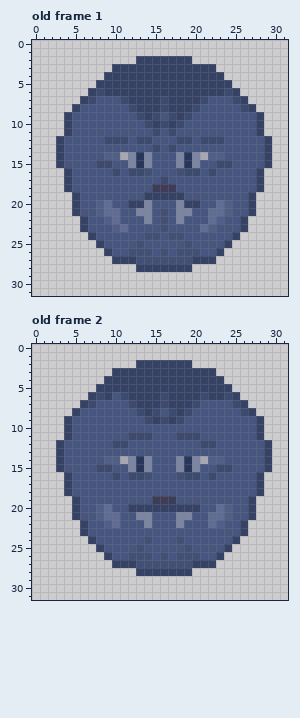
File history of a pixel-art file, Assets/Sprites/Player/player_other.aseprite. The first picture shows the starting point.
32x32 pixels, 3 frames. Colours within 5 levels of each other are drawn and written as one. Shown: old frame 1, old frame 2. The commit also changed other frames, which this record leaves out.
After:
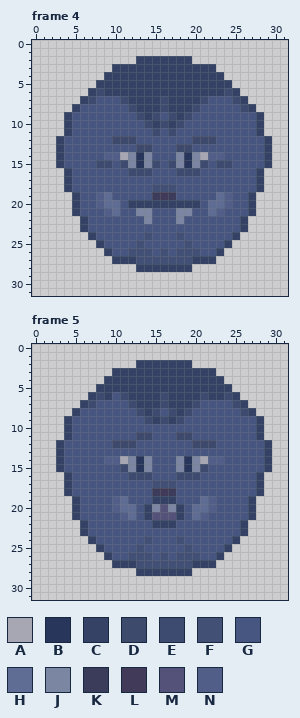
Palette (. is transparent): A #a6a7b3  B #28365c  C #354266  D #3e4a6b  E #3d4b71  F #435076  G #475680  H #5f6d95  J #7b86a3  K #3b3c59  L #413b59  M #555279  N #505e88
A new or re-ordered frame is compared with the old frame closest to it.
The exact change:
frames 3 -> 6
--- frame 4 is new; against old frame 1, layer "Heads"
@@ x 6..26 @@
 11 GGGGGGGGGEGEGGGGGGGGG
-12 GGGEEEGEEGGGEEGEEEGGG
-13 GGGGGGGGGEGEGGGGGGGGG
+12 GGGGDDDGGGGGGGDDDGGGG
+13 GGGGGGGDDGGGDDGGGGGGG
 14 GGGNNAJBJGGGJBJANNGGG
-15 GGEEGGJBJGGGJBJGGEEGG
-16 GGGGEGEEFGGGFEEGEGGGG
-17 GGGGGGGGGGEGGGGGGGGGG
-18 GGGGGGGGGKLKGGGGGGGGG
-19 GGGGGGGGCCCCCGGGGGGGG
-20 GGNHGGCCJGGGJCCGGHNGG
-21 GGNHHGGJJGFGJJGGHHNGG
-22 CGGNHGGGJGFGJGGGHNGGC
-23 CGGGNHGGGGFGGGGHNGGGC
-24 .CGGGGGGFFGFFGGGGGGC.
+15 GGEEGEJBJEGEJBJEGEEGG
+16 GGGGGGEEEGGGEEEGGGGGG
+17 GGGGGGGGGGGGGGGGGGGGG
+18 GGGGGGGGGFFFGGGGGGGGG
+19 GGNHGGGGGKLKGGGGGHNGG
+20 GGNHHGCCCCCCCCCGHHNGG
+21 GGGNHGGJJGGGJJGGHNGGG
+22 CGGGGGGGJGGGJGGGGGGGC
+23 CGGGGGGGGGGGGGGGGGGGC
+24 .CGGGGGGFGGGFGGGGGGC.
 25 ..CGGGGFGGGGGFGGGGC..
--- frame 5 is new; against old frame 2, layer "Heads"
@@ x 6..26 @@
 10 GGGGGGGGGGGGGGGGGGGGG
-11 GGGGGGEEEGGGEEEGGGGGG
-12 GGGGEEGGGGGGGGGEEGGGG
+11 GGGGGGGDDGGGDDGGGGGGG
+12 GGGGDDDGGGGGGGDDDGGGG
 13 GGGGGGGGGGGGGGGGGGGGG
 14 GGGNNAJBJGGGJBJANNGGG
-15 GGEEGGJBJGGGJBJGGEEGG
-16 GGGGEGEEFGGGFEEGEGGGG
-17 GGGGGGGGGGGGGGGGGGGGG
-18 GGGGGGGGGGGGGGGGGGGGG
-19 GGGGGGGGGKLKGGGGGGGGG
-20 GGNHGGCCCCCCCCCGGHNGG
-21 GGNHHGGJJGGGJJGGHHNGG
-22 CGGNHGGGJGGGJGGGHNGGC
+15 GGGGGEJBJGGGJBJEGGGGG
+16 GGGGGGEEEGGGEEEGGGGGG
+17 GGGGGGGGGFFFGGGGGGGGG
+18 GGGGGGGGGKLKGGGGGGGGG
+19 GGGGNHGGGCCCGGGHNGGGG
+20 GGGGNHHGCJMJCGHHNGGGG
+21 GGGGGNHGCMMMCGHNGGGGG
+22 CGGGGGGGGCCCGGGGGGGGC
 23 CGGGGGGGGGGGGGGGGGGGC
Changed places in both pictures, as pixel boxes (x1, y1, x2, y2):
changed: (96, 136, 232, 240)
changed: (96, 432, 232, 528)
